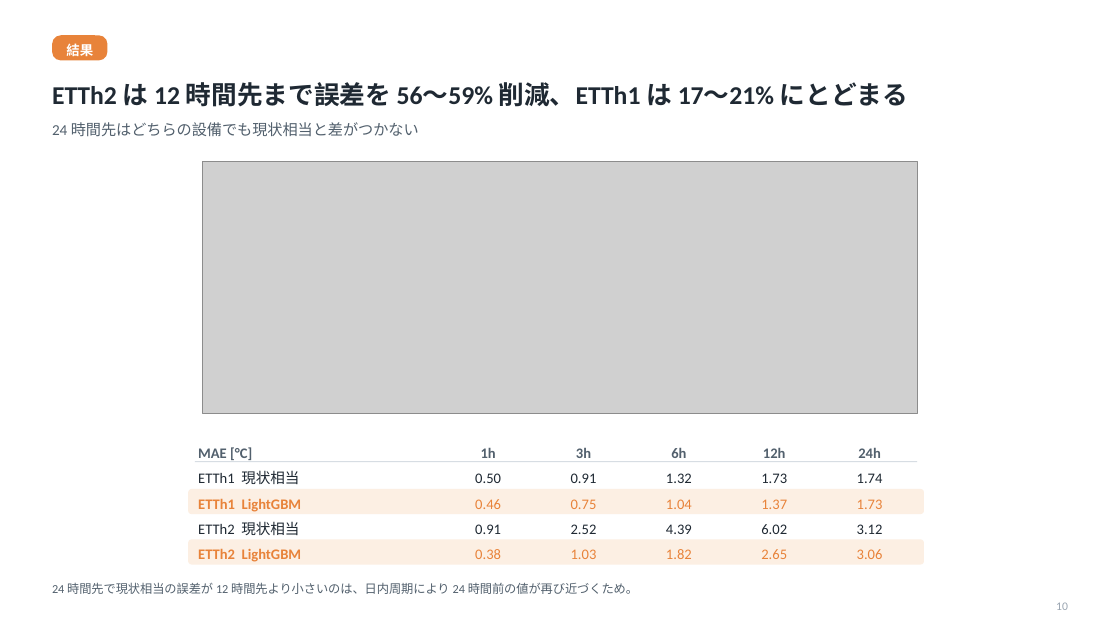
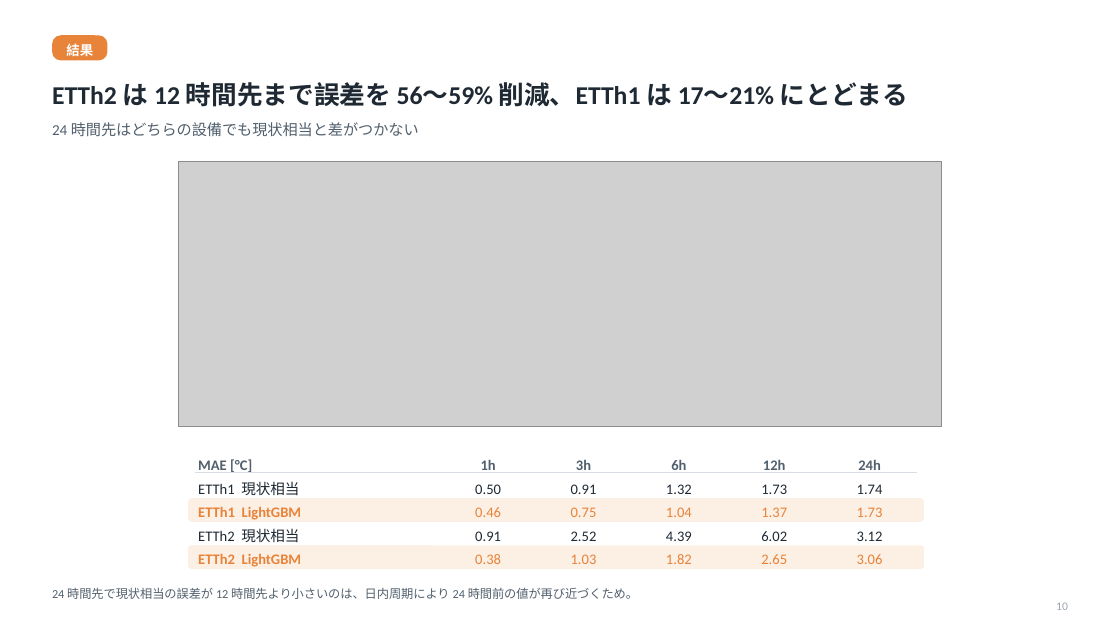
Before and after one commit to Soichiro0203/ett-oil-temperature-poc, a slide deck: slide 10 of reports/poc_report.pptx. Drawn at 1120x630 pixels with LibreOffice and Linux fonts; fonts in the diff are those of the drawing; grey boxes stand for pictures. Boxes give left, top, right and bottom in pixels: in the first picture for what was removed or moved away, otherwise in the second. Text is boxed around its words. In the diff, an @@ line names an element or a change of style, - is before the commit and + after.

```diff
--- a/reports/poc_report.pptx
+++ b/reports/poc_report.pptx
@@ picture: place and size @@
-picture at (202, 161, 918, 413)
+picture at (179, 161, 941, 426)
@@ 24 texts, 1 rounded rectangle, 1 rectangle: place and size @@
-24 texts, 1 rounded rectangle, 1 rectangle at (188, 447, 924, 535)
+24 texts, 1 rounded rectangle, 1 rectangle at (188, 459, 924, 542)
@@ 7 texts, 1 rounded rectangle: place and size @@
-7 texts, 1 rounded rectangle at (52, 539, 924, 594)
+7 texts, 1 rounded rectangle at (52, 545, 924, 599)
```
Also in this commit, not shown: 4 other files.
